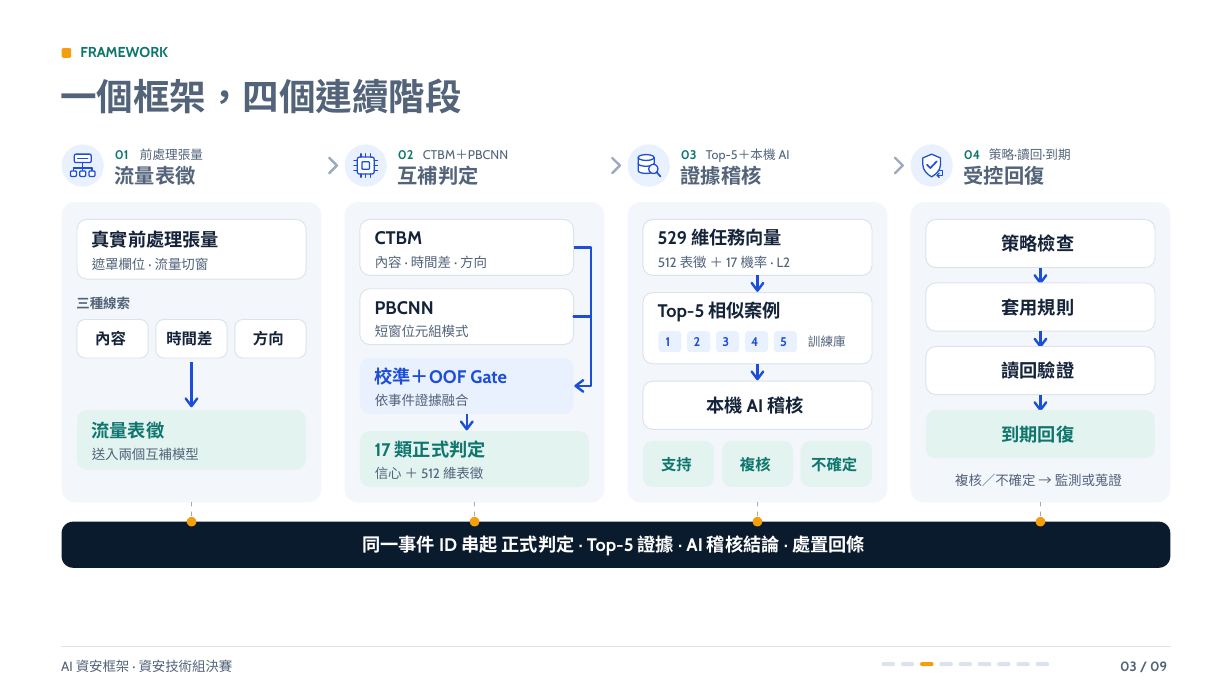
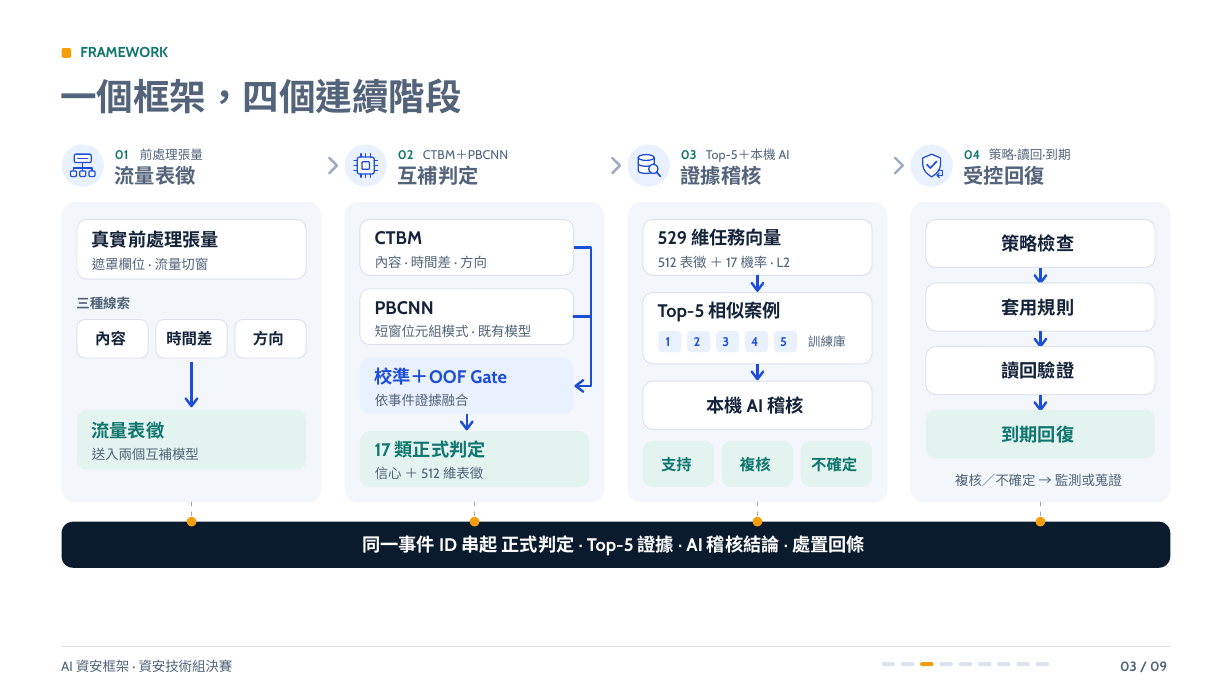
Before and after one commit to Lily09-project/innoserve-competition, a slide deck: slide 3 of deliverables/決賽簡報_AI資安框架.pptx. Drawn at 1232x693 pixels with LibreOffice and Linux fonts; fonts in the diff are those of the drawing. Boxes give left, top, right and bottom in pixels: in the first picture for what was removed or moved away, otherwise in the second. Text is boxed around its words. In the diff, an @@ line names an element or a change of style, - is before the commit and + after.

```diff
--- a/deliverables/決賽簡報_AI資安框架.pptx
+++ b/deliverables/決賽簡報_AI資安框架.pptx
@@ text at [375, 324, 532, 337]: text changed @@
-短窗位元組模式
+短窗位元組模式 · 既有模型
```
Also in this commit, not shown: 3 other slides changed, 19 other files.
